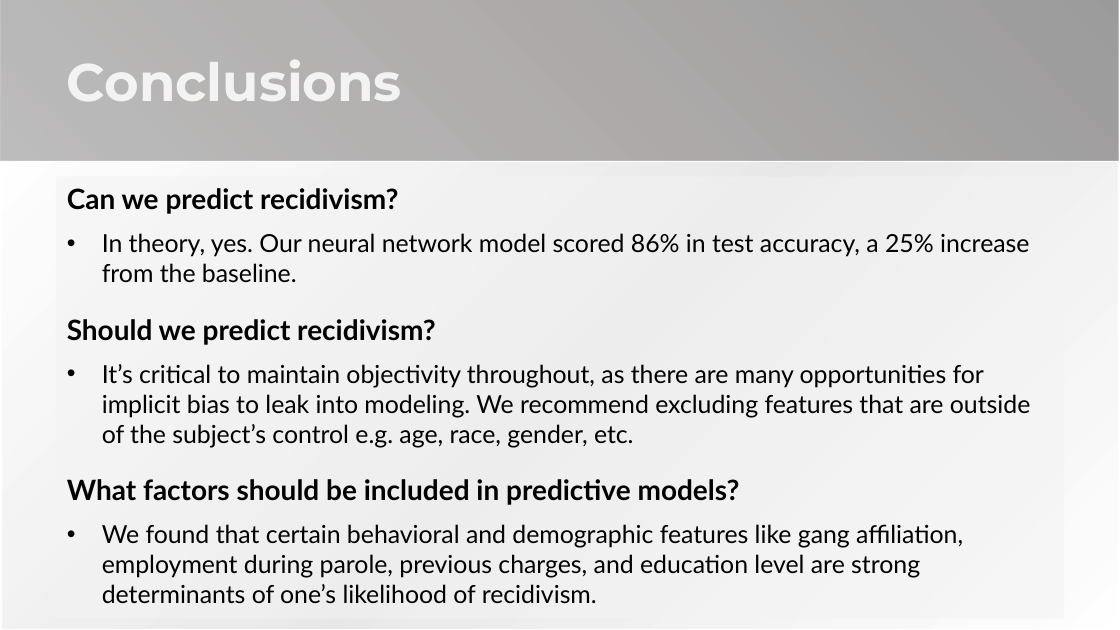
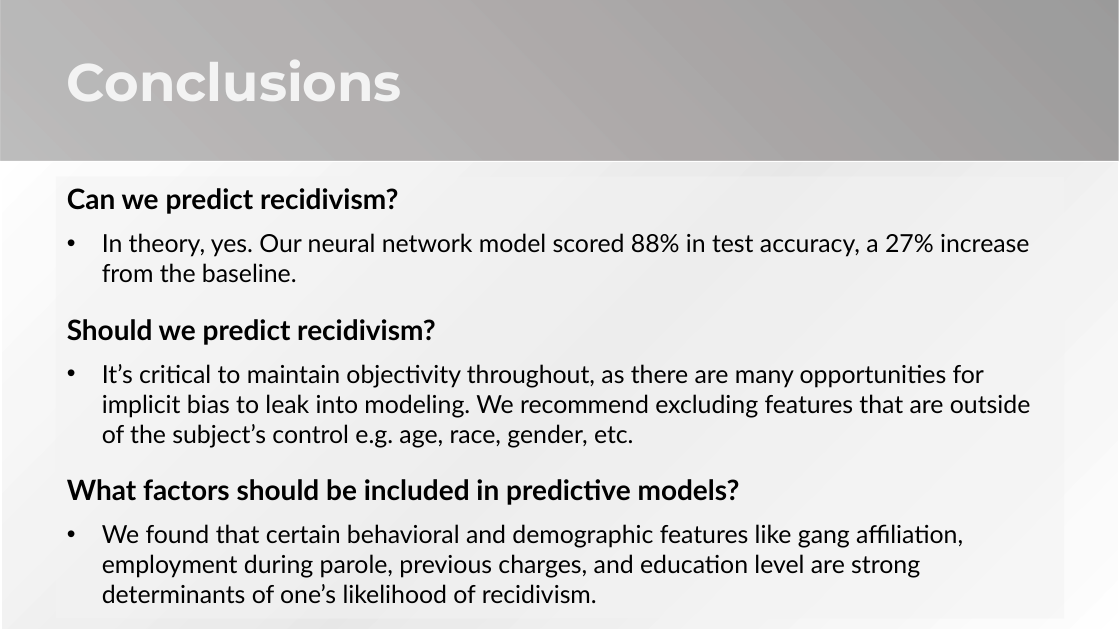
Before and after one commit to ga-dsi-822-group4/recidivism, a slide deck: slide 19 of presentation/Recidivism.pptx. Drawn at 1120x630 pixels with LibreOffice and Linux fonts; fonts in the diff are those of the drawing; background and template pictures are left out. Boxes give left, top, right and bottom in pixels: in the first picture for what was removed or moved away, otherwise in the second. Text is boxed around its words. In the diff, an @@ line names an element or a change of style, - is before the commit and + after.

```diff
--- a/presentation/Recidivism.pptx
+++ b/presentation/Recidivism.pptx
@@ text at box(102, 233, 1029, 283): text changed @@
-• In theory, yes. Our neural network model scored 86% in test accuracy, a 25% increase from the baseline.
+• In theory, yes. Our neural network model scored 88% in test accuracy, a 27% increase from the baseline.
```
Also in this commit, not shown: 4 other slides changed, 1 slide added, 1 slide removed, 1 other file.
